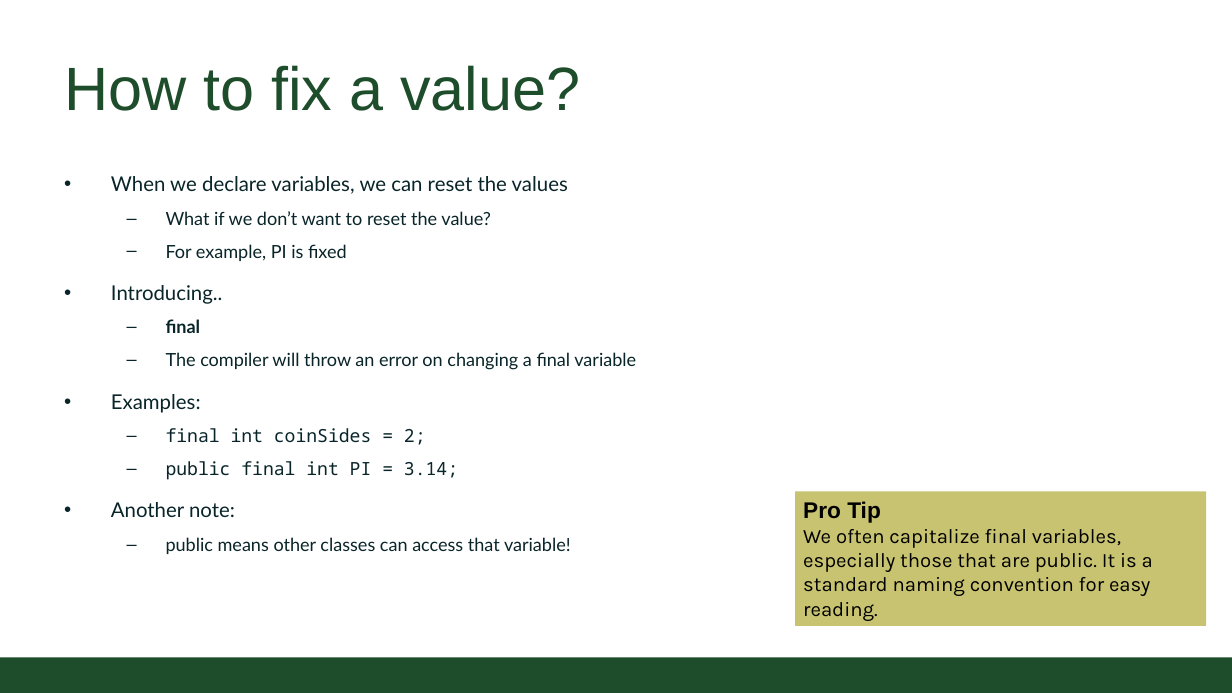
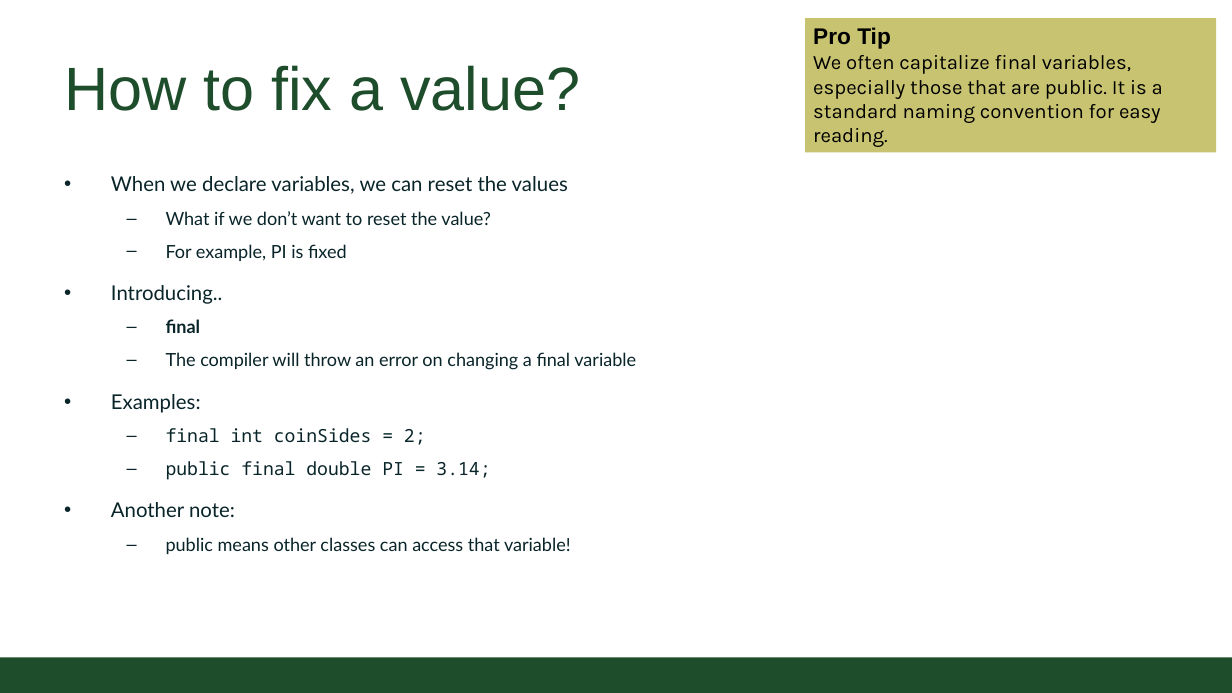
Before and after one commit to coloradostateuniversity/CSUCS1ClassExamples, a slide deck: slide 3 of slides/Online/2020/07a - finalVariables.pptx. Drawn at 1232x693 pixels with LibreOffice and Linux fonts; fonts in the diff are those of the drawing; background and template pictures are left out. Boxes give left, top, right and bottom in pixels: in the first picture for what was removed or moved away, otherwise in the second. Text is boxed around its words. In the diff, an @@ line names an element or a change of style, - is before the commit and + after.

```diff
--- a/slides/Online/2020/07a - finalVariables.pptx
+++ b/slides/Online/2020/07a - finalVariables.pptx
@@ rectangle "Pro Tip": place and size @@
-rectangle "Pro Tip" at (795,492,1206,626)
+rectangle "Pro Tip" at (806,18,1217,152)
@@ text at (166,461,490,480): text changed @@
-  – public final int PI = 3.14;
+  – public final double PI = 3.14;
```
Also in this commit, not shown: 2 other slides changed, 8 other files.
